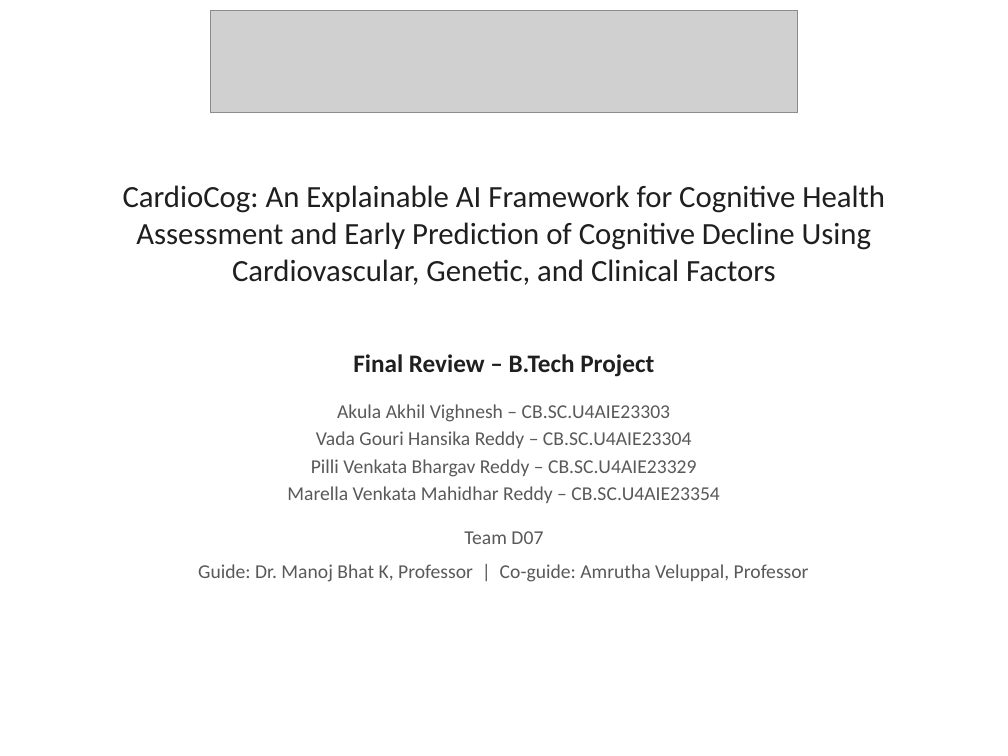
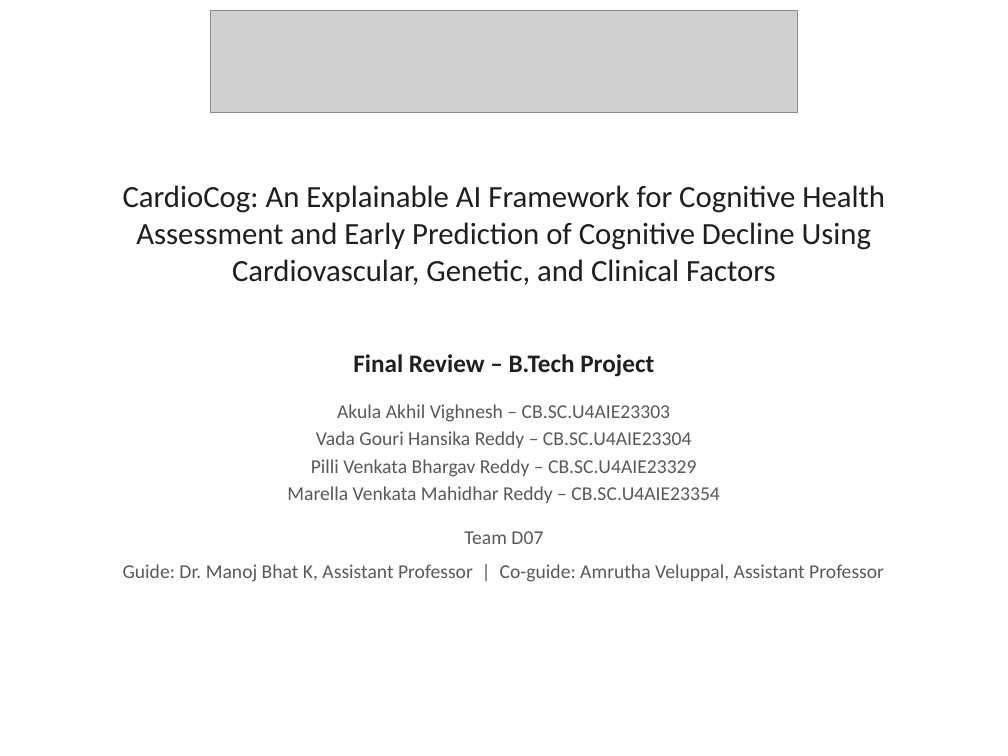
Before and after one commit to hansikareddy40/CardioCog-RAG, a slide deck: slide 1 of presentation/CardioCog_final_review_D07.pptx. Drawn at 1008x756 pixels with LibreOffice and Linux fonts; fonts in the diff are those of the drawing; grey boxes stand for pictures. Boxes give left, top, right and bottom in pixels: in the first picture for what was removed or moved away, otherwise in the second. Text is boxed around its words. In the diff, an @@ line names an element or a change of style, - is before the commit and + after.

Commit message:
Deck: guide and co-guide designation changed to Assistant Professor

```diff
--- a/presentation/CardioCog_final_review_D07.pptx
+++ b/presentation/CardioCog_final_review_D07.pptx
@@ subtitle at [123, 564, 884, 582]: text changed @@
-Guide: Dr. Manoj Bhat K, Professor | Co-guide: Amrutha Veluppal, Professor
+Guide: Dr. Manoj Bhat K, Assistant Professor | Co-guide: Amrutha Veluppal, Assistant Professor
```
Also in this commit, not shown: 6 other files.
